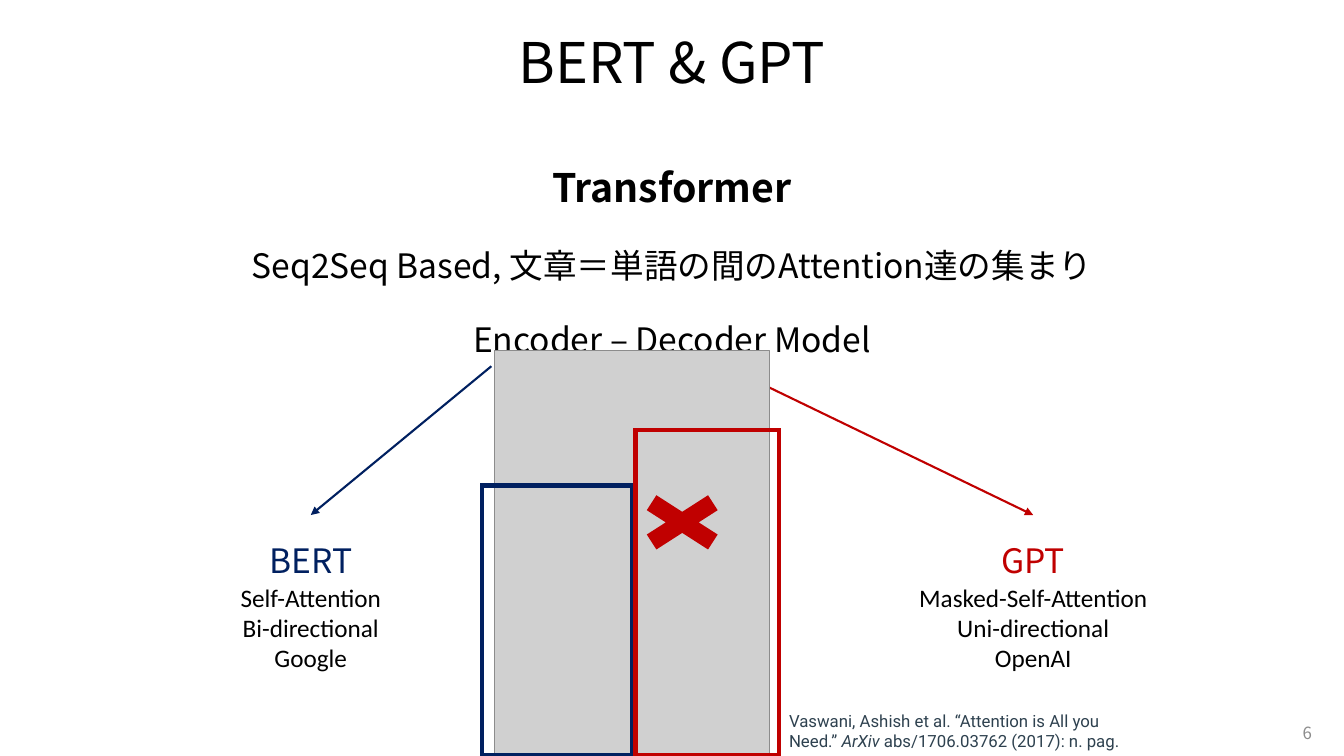
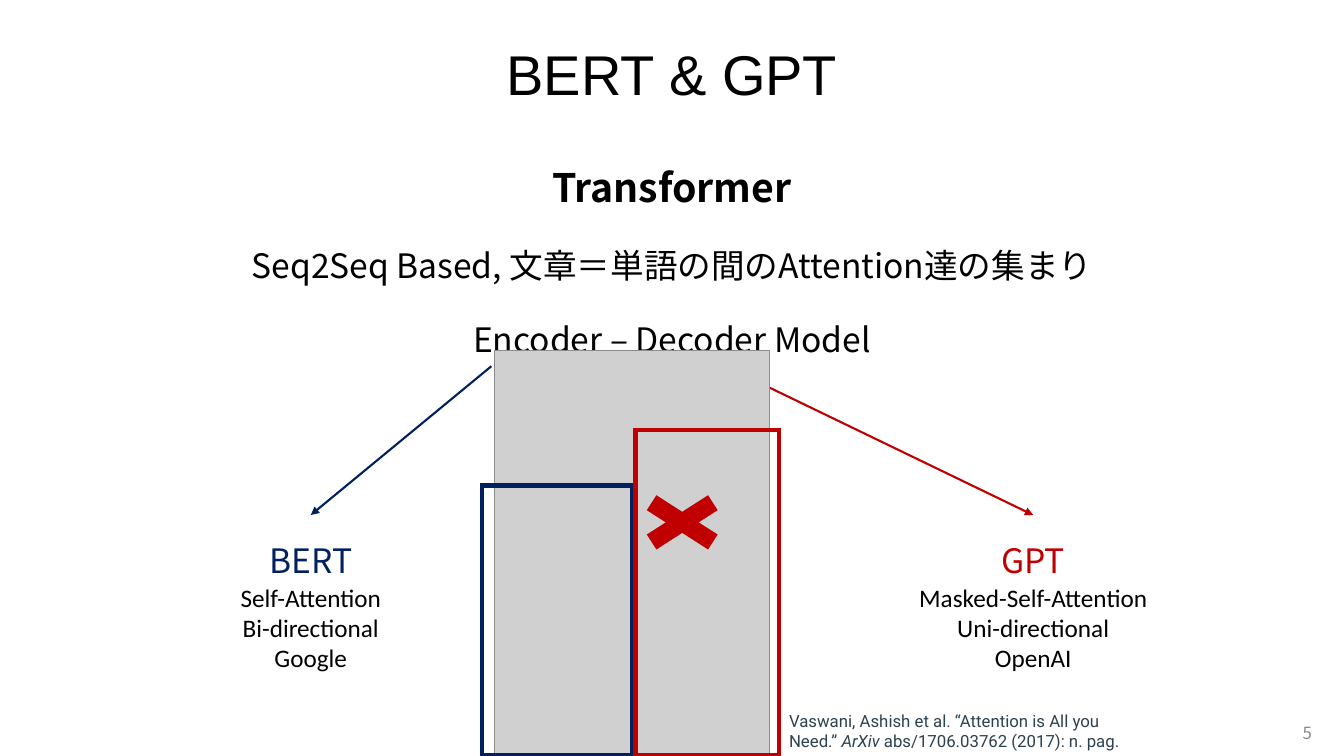
Before and after one commit to Sion1225/Study-Deeplearning-NLP, a slide deck: slide 5 of Presentation/感情認識に基づく対話システム.pptx (slide 6 before the commit). Drawn at 1344x756 pixels with LibreOffice and Linux fonts; fonts in the diff are those of the drawing; grey boxes stand for pictures. Boxes give left, top, right and bottom in pixels: in the first picture for what was removed or moved away, otherwise in the second. Text is boxed around its words. In the diff, an @@ line names an element or a change of style, - is before the commit and + after.

```diff
--- a/Presentation/感情認識に基づく対話システム.pptx
+++ b/Presentation/感情認識に基づく対話システム.pptx
@@ title "BERT & GPT": place and size @@
-title "BERT & GPT" at [518, 41, 825, 84]
+title "BERT & GPT" at [507, 56, 837, 96]
@@ title "BERT & GPT" at [507, 56, 837, 96]: font Noto Sans CJK JP to Arial @@
@@ page number at [1303, 727, 1312, 739]: text changed @@
-6
+5
```
Also in this commit, not shown: 4 other slides changed, 3 slides added, 2 slides removed.
